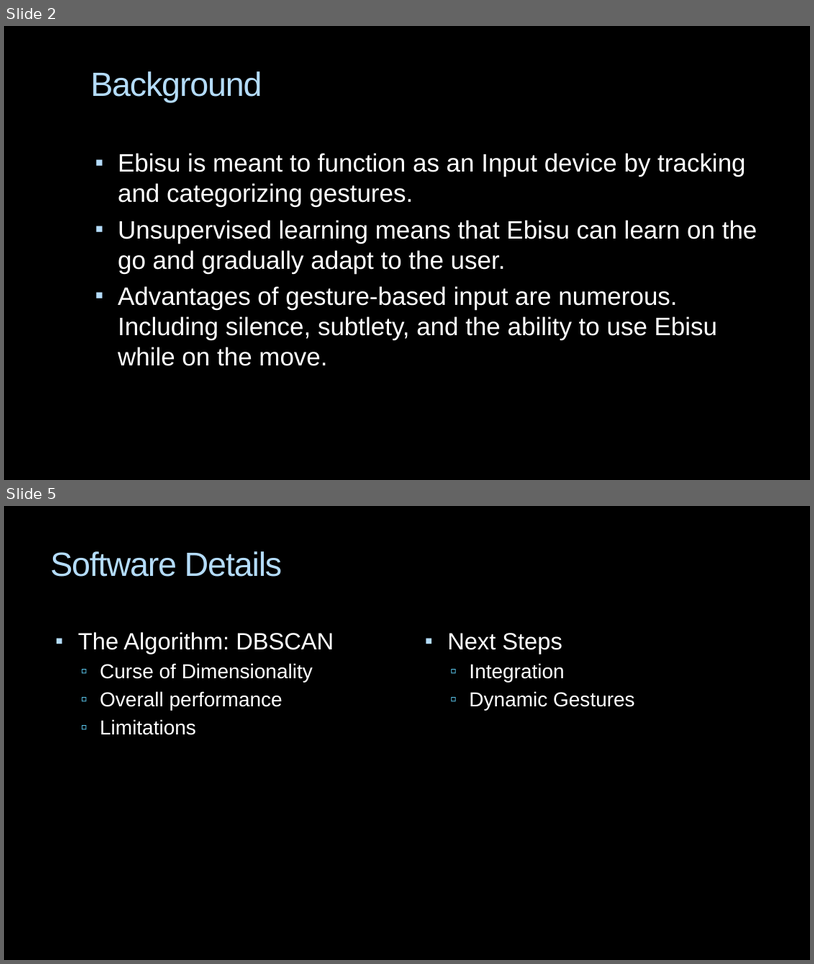
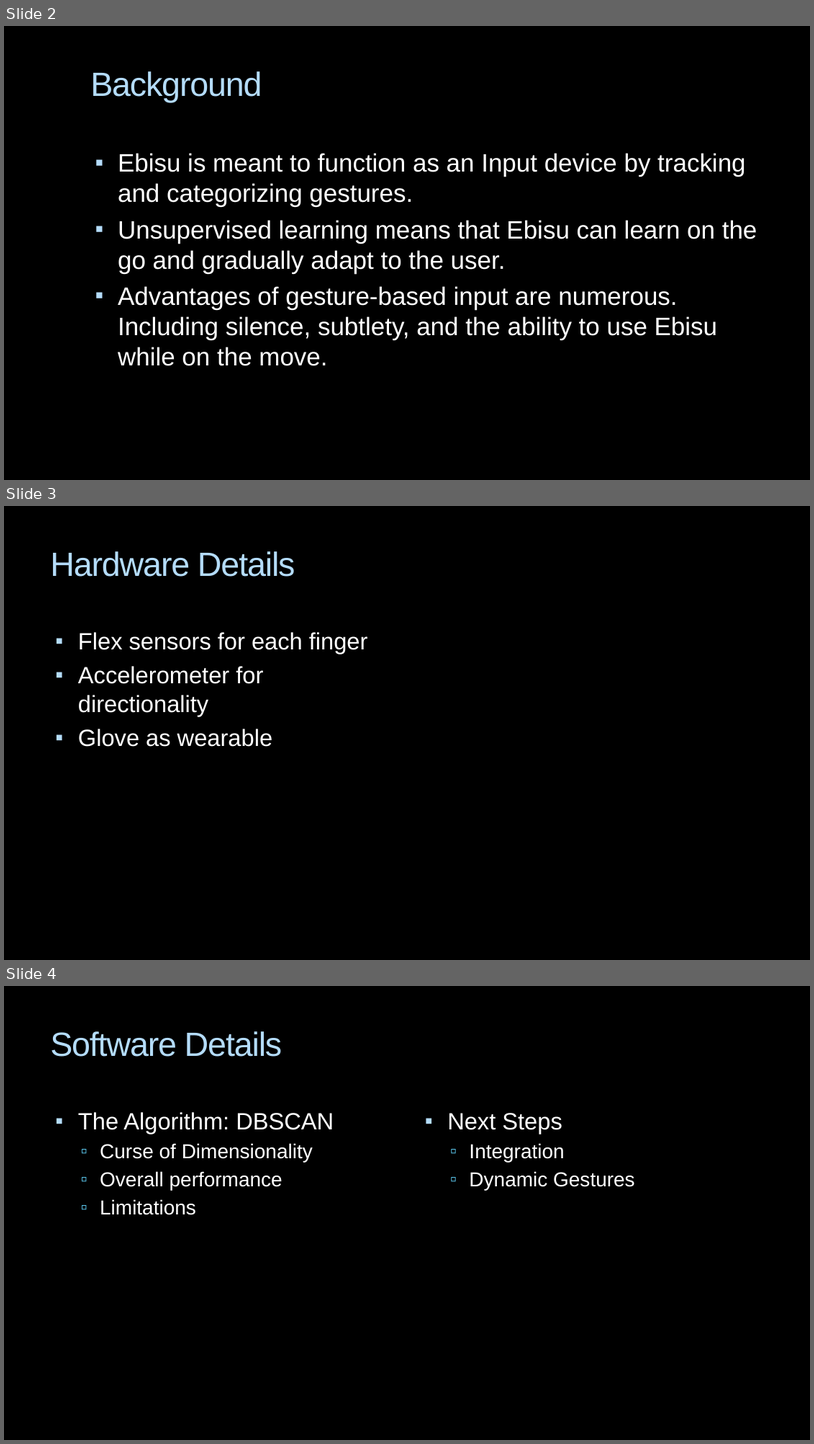
Before and after one commit to BrittX/Ebisu, a slide deck: FinalPresentation.pptx. Shown one above the other, each under a label of ours: slides 2 and 5 before the commit, slides 2, 3 and 4 after it; the slides between them are not shown. The pictures are 814x964 and 814x1444 pixels, drawn with LibreOffice and Linux fonts; fonts in the diff are those of the drawing; background and template pictures are left out. Boxes give left, top, right and bottom in pixels: in the first picture for what was removed or moved away, otherwise in the second. Text is boxed around its words. In the diff, an @@ line names an element or a change of style, - is before the commit and + after.

```diff
--- a/FinalPresentation.pptx
+++ b/FinalPresentation.pptx
@@ slide 3 added at (x1=4, y1=506, x2=810, y2=960), background picture (left out) @@
@@ title added at (x1=50, y1=551, x2=296, y2=577), 40 pt, text #B4DCFA @@
+Hardware Details
@@ text added at (x1=78, y1=632, x2=368, y2=746), 28 pt, text #FFFFFF @@
+▪ Flex sensors for each finger
+▪ Accelerometer for directionality
+▪ Glove as wearable
@@ what was slide 5 is now slide 4 @@
```
Also in this commit, not shown: 2 slides removed.
